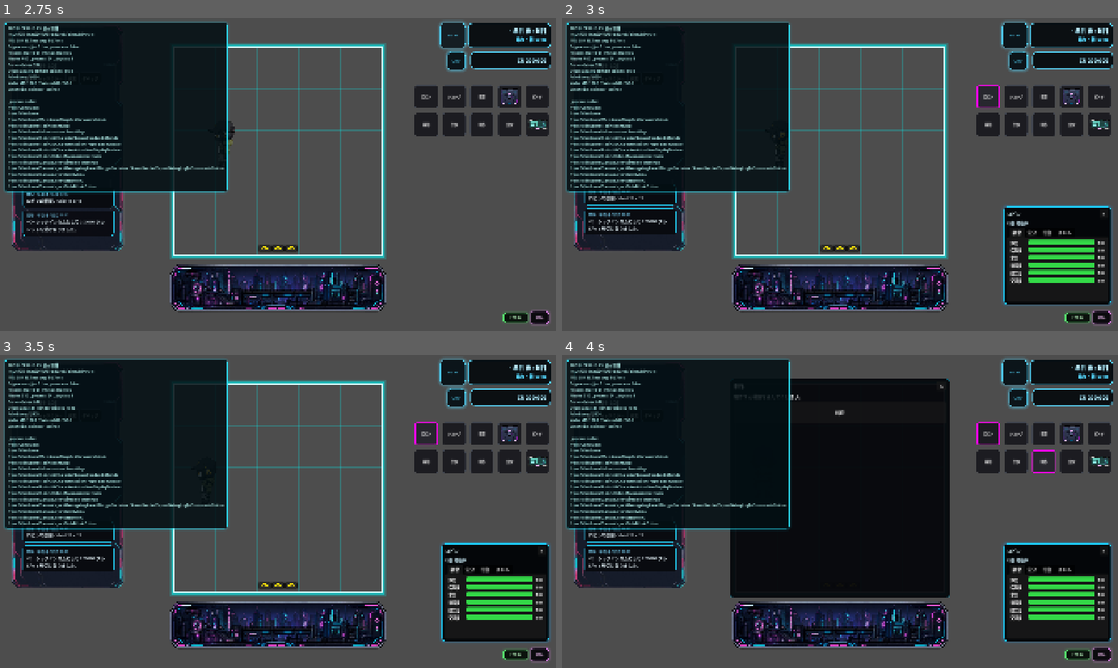
Above: before the commit, frames 1-4 (two rows, left to right).
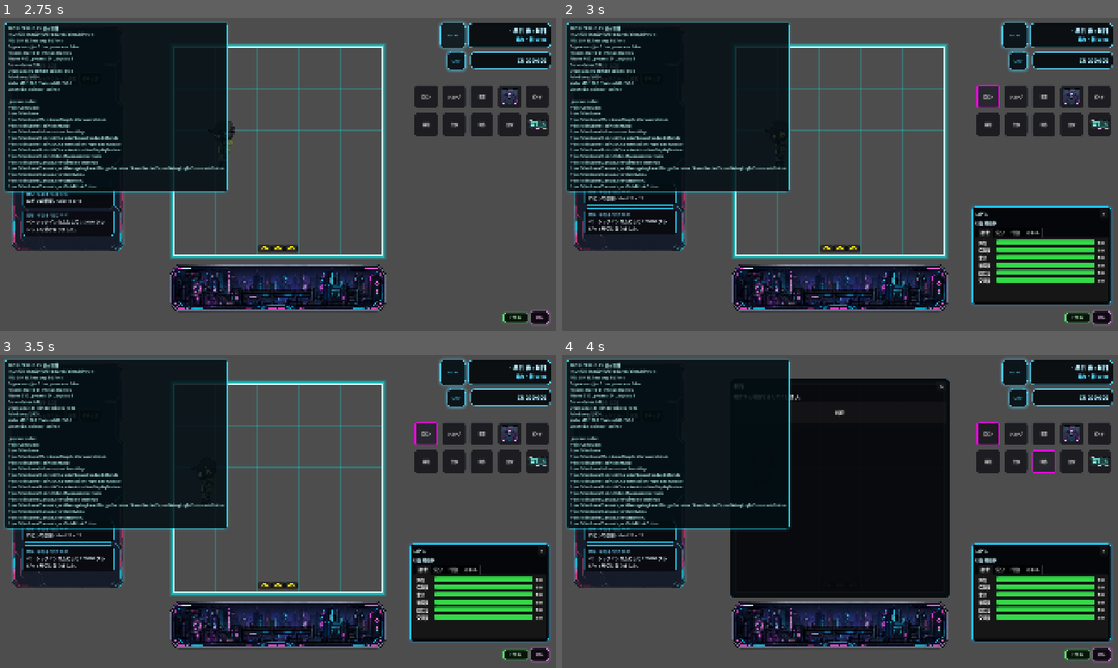
Above: after the commit, the same moments.

Repository: grimoire1089-coder/optimistic
Game: Godot game, scene res://Scenes/Boot/TitleScene.tscn
The game is run twice, just before and just after one commit, with the same random seed, the same clock (stepped at 60 frames per second) and the same inputs. Sound files missing from this copy of the repository are replaced by a short silence.
Inputs:
- Up to frame 1 (2.75 s): click "はじめる" at 0.5 s; click "BGM" at 1.25 s; click "OFF" at 2 s
- Up to frame 2 (3 s): click "ロビン" at 2.75 s
- Up to frame 3 (3.5 s): no input
- Up to frame 4 (4 s): click "制作" at 3.5 s

Frame 1 is identical in both runs. In frame 2, 2.5% of the frame differs, in the area x 73-92%, y 60-92%; in frame 3, 2.5%; in frame 4, 2.5%.

Commit message:
Enforce wider AI HUD layout

Diff:
--- a/Scripts/UI/HUD/AICharacterHud.gd
+++ b/Scripts/UI/HUD/AICharacterHud.gd
@@ -2,6 +2,11 @@
 class_name AICharacterHud
 
 const FRONT_Z_INDEX := 200
+const HUD_WIDTH := 480.0
+const HUD_HEIGHT := 336.0
+const HUD_RIGHT_MARGIN := 24.0
+const HUD_BOTTOM_MARGIN := 92.0
+const NEED_BAR_WIDTH := 290.0
 
 @onready var title_label: Label = $MarginContainer/Rows/Header/TitleLabel
 @onready var action_label: Label = $MarginContainer/Rows/ActionLabel
@@ -19,6 +24,7 @@
 
 func _ready() -> void:
 	visible = false
+	_apply_wide_layout()
 	_apply_front_layer_priority()
 	close_button.pressed.connect(hide_hud)
 	_setup_tabs()
@@ -34,6 +40,7 @@
 	_push_debug_message("AI HUD", "show_actor 開始")
 	_actor = actor
 	visible = true
+	_apply_wide_layout()
 	_apply_front_layer_priority()
 	_last_logged_need_id = &""
 	_last_logged_action_id = &""
@@ -86,6 +93,17 @@
 		return
 	_refresh_timer = 0.25
 	_update_action_label()
+
+func _apply_wide_layout() -> void:
+	custom_minimum_size = Vector2(HUD_WIDTH, HUD_HEIGHT)
+	set_anchors_preset(Control.PRESET_BOTTOM_RIGHT, false)
+	offset_left = -HUD_RIGHT_MARGIN - HUD_WIDTH
+	offset_top = -HUD_BOTTOM_MARGIN - HUD_HEIGHT
+	offset_right = -HUD_RIGHT_MARGIN
+	offset_bottom = -HUD_BOTTOM_MARGIN
+	if needs_panel != null:
+		needs_panel.bar_width = NEED_BAR_WIDTH
+		needs_panel.refresh()
 
 func _apply_front_layer_priority() -> void:
 	z_as_relative = false
